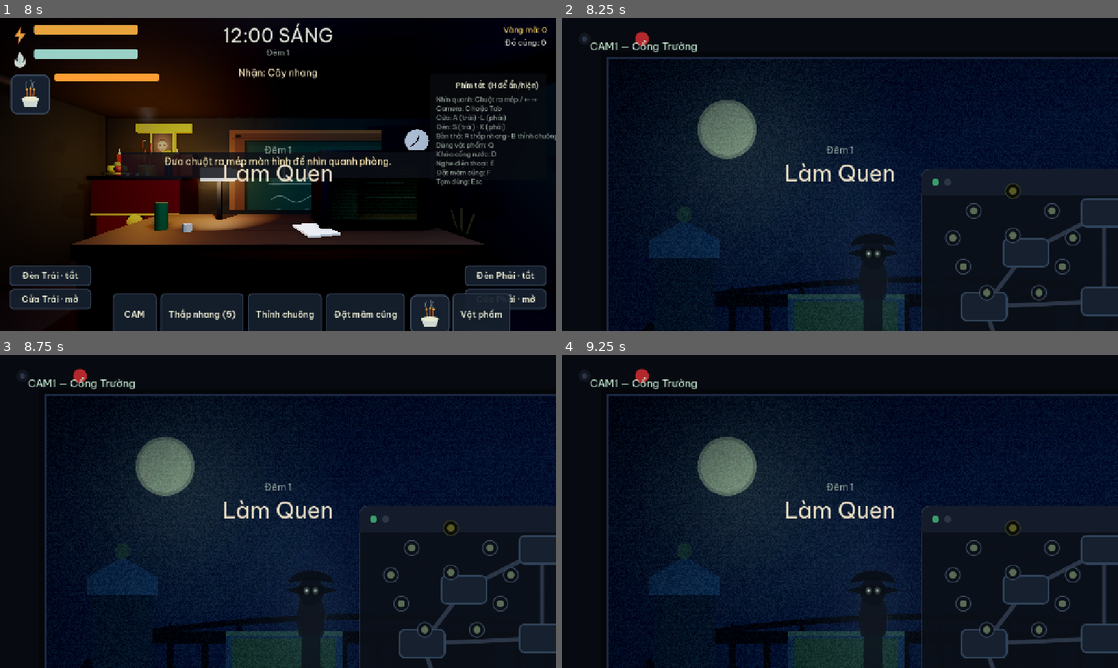
Above: before the commit, frames 1-4 (two rows, left to right).
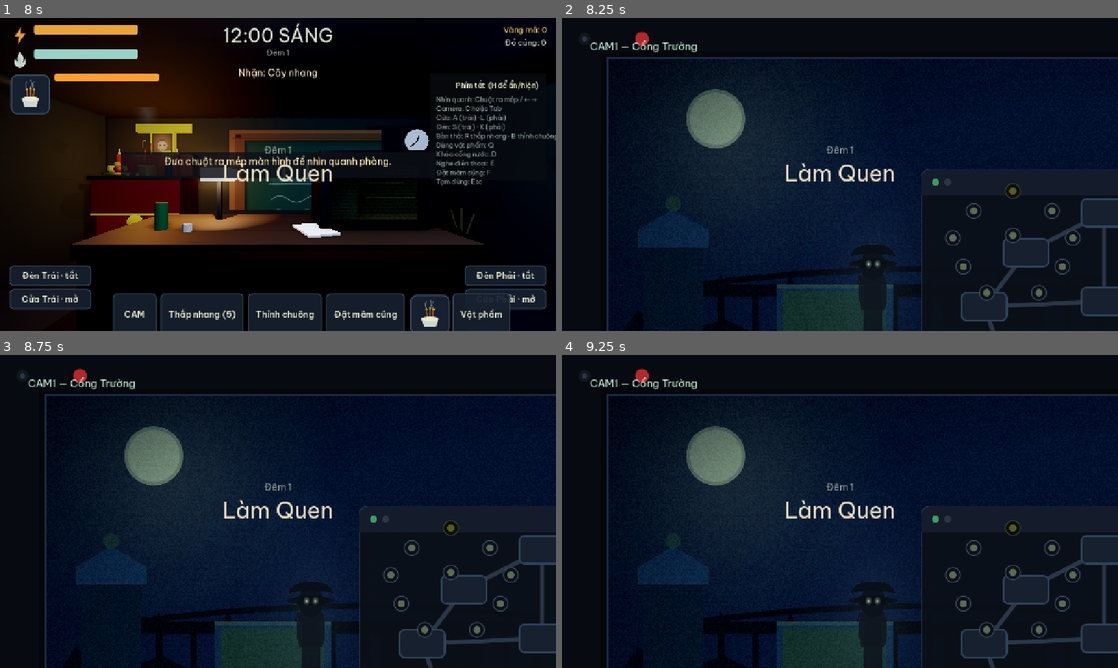
Above: after the commit, the same moments.

Repository: cthpAiden/nightwatch
Game: Godot game, scene res://scenes/Night.tscn
Same seed, same stepped clock (60 frames per second), same inputs: the game is played once before the commit and once after it. This scene is started directly instead of the project's main scene.
Inputs (mouse positions are in pixels of both pictures, inside the frame that each line leads up to):
- Up to frame 1 (8 s): click "Đèn Trái · tắt" at 0.5 s; click "Cửa Trái · mở" at 1.25 s; click "Đèn Phải · tắt" at 2 s; click "Cửa Phải · mở" at 2.75 s; click "CAM" at 3.5 s; click "Thắp nhang" at 4.25 s; click "Thỉnh chuông" at 5 s; click "Đặt mâm cúng" at 5.75 s; click "Phím tắt (H để ẩn/hiện)" at 6.5 s; click "Bỏ qua" at 7.25 s
- Up to frame 2 (8.25 s): click "CAM" at 8 s
- Up to frame 3 (8.75 s): no input
- Up to frame 4 (9.25 s): tap Enter at 8.75 s; move the mouse to (962, 495) at 8.77 s; hold Right (pan_right) from 8.78 s (still down); hold E (answer_phone) from 8.78 s (still down); click (962, 495) at 8.92 s

Frame 1 is identical in both runs. In frame 2, 4.9% of the frame differs, in the area x 11-65%, y 22-100%; in frame 3, 5.0%; in frame 4, 5.0%.

Commit message:
Camera fills the whole screen at native res (full-HD), any aspect, no distortion
User: the camera still wasn't "full HD size". Root issue was fit, not pixels:
- keep aspect letterboxed non-16:9 displays and never filled the screen; the render
  also fell back toward the 1280x720 base. Switched back to `expand` so the viewport
  renders at the native window resolution and fills edge-to-edge (verified: a 1280x1024
  window now captures at 1280x1024, not 720).
- expand previously distorted the feed (STRETCH_SCALE stretched the 16:9 art tall and
  floated the map). Fixed by doing an aspect-correct COVER fit inside the feed shader
  (object-fit: cover via a live rect_aspect uniform): the 16:9 source centre-crops to
  fill any window aspect with no stretch. Verified round moon + correct proportions at
  both 16:9 and 5:4.
- Thinned the bezel inset (40->14px) so the picture is near edge-to-edge, and dropped
  base CCTV static (0.09->0.06) so it reads crisp, not noisy.

Verified: selftest 96/96; death+win flows pass; office unchanged; camera fills + stays
undistorted at 16:9 and 5:4.

Co-Authored-By: Claude Opus 4.8 <noreply@anthropic.com>

Diff:
--- a/project.godot
+++ b/project.godot
@@ -34,7 +34,7 @@
 window/size/viewport_width=1280
 window/size/viewport_height=720
 window/stretch/mode="canvas_items"
-window/stretch/aspect="keep"
+window/stretch/aspect="expand"
 
 [gui]
 
--- a/scripts/systems/camera_system.gd
+++ b/scripts/systems/camera_system.gd
@@ -11,7 +11,7 @@
 var _fx_mat: ShaderMaterial         # the static/scanline shader (strength is animatable)
 var _fx_burst := 0.0                # decaying static spike on channel change
 var _fog := 0.0                     # extra baseline static on a "fog" night
-const FX_BASE := 0.09
+const FX_BASE := 0.06
 
 ## A foggy night runs every feed heavier with static (set once at night start).
 func set_fog_level(v: float) -> void:
@@ -53,19 +53,26 @@
 	UI.full(bg)
 	add_child(bg)
 
-	# SCALE (not KEEP_ASPECT_COVERED) so the whole feed image fills the screen
-	# without being zoomed in / cropped — the bezel art frames the edges. The feed's
-	# own material both GRADES the image (so it reads as a live CCTV monitor, not flat
-	# grey) and lays the CCTV noise/scanline over it in one pass.
+	# The feed fills the WHOLE screen edge-to-edge (only a hair of inset for the bezel).
+	# Aspect is handled in-shader by a COVER fit (object-fit: cover) keyed off rect_aspect,
+	# so the 16:9 art fills any window aspect without the tall/squashed stretch the old
+	# STRETCH_SCALE gave under `expand`. The material also grades the feed (live CCTV, not
+	# flat grey) and lays the noise/scanline over it in one pass.
 	_feed = UI.texture_rect("res://assets/art/cameras/cam_gate.svg", TextureRect.STRETCH_SCALE)
-	UI.place(_feed, 0, 0, 1, 1, 40, 36, -40, -36)
+	UI.place(_feed, 0, 0, 1, 1, 14, 12, -14, -12)
 	var sh := Shader.new()
 	sh.code = """
 shader_type canvas_item;
 uniform float strength = 0.10;
+uniform float rect_aspect = 1.7778;
 float rand(vec2 c){ return fract(sin(dot(c, vec2(12.9898,78.233))) * 43758.5453); }
 void fragment() {
-	vec4 src = texture(TEXTURE, UV);
+	// COVER fit: centre-crop the 16:9 source to fill the rect at any aspect, no stretch.
+	vec2 fuv = UV;
+	float r = rect_aspect / 1.7778;
+	if (r > 1.0) fuv.y = (fuv.y - 0.5) / r + 0.5;
+	else fuv.x = (fuv.x - 0.5) * r + 0.5;
+	vec4 src = texture(TEXTURE, fuv);
 	vec3 c = src.rgb;
 	// De-grey grade: add contrast, restore saturation the night art crushes out, give
 	// the feed a faint cold-CCTV cast, and lift the blacks so it isn't a dead grey slab.
@@ -80,7 +87,7 @@
 	c -= (sin(UV.y * 720.0) * 0.5 + 0.5) * strength * 0.10;
 	// Soft vignette draws the eye to the centre of the frame.
 	float vig = distance(UV, vec2(0.5));
-	c *= 1.0 - smoothstep(0.55, 1.0, vig) * 0.5;
+	c *= 1.0 - smoothstep(0.6, 1.05, vig) * 0.5;
 	COLOR = vec4(clamp(c, 0.0, 1.0), src.a);
 }
 """
@@ -92,7 +99,7 @@
 	add_child(_feed)
 
 	_threat_host = Control.new()
-	UI.place(_threat_host, 0, 0, 1, 1, 40, 36, -40, -36)
+	UI.place(_threat_host, 0, 0, 1, 1, 14, 12, -14, -12)
 	_threat_host.mouse_filter = Control.MOUSE_FILTER_IGNORE
 	add_child(_threat_host)
 
@@ -174,6 +181,10 @@
 func _process(delta: float) -> void:
 	if not visible:
 		return
+	# Keep the feed's COVER fit correct for the live window aspect (so it fills any screen
+	# under `expand` without stretching) — cheap, just a uniform write.
+	if _fx_mat and _feed and _feed.size.y > 1.0:
+		_fx_mat.set_shader_parameter("rect_aspect", _feed.size.x / _feed.size.y)
 	# Ease the channel-change static burst back down to the resting noise level.
 	if _fx_burst > 0.0 and _fx_mat:
 		_fx_burst = maxf(0.0, _fx_burst - delta * 3.0)
